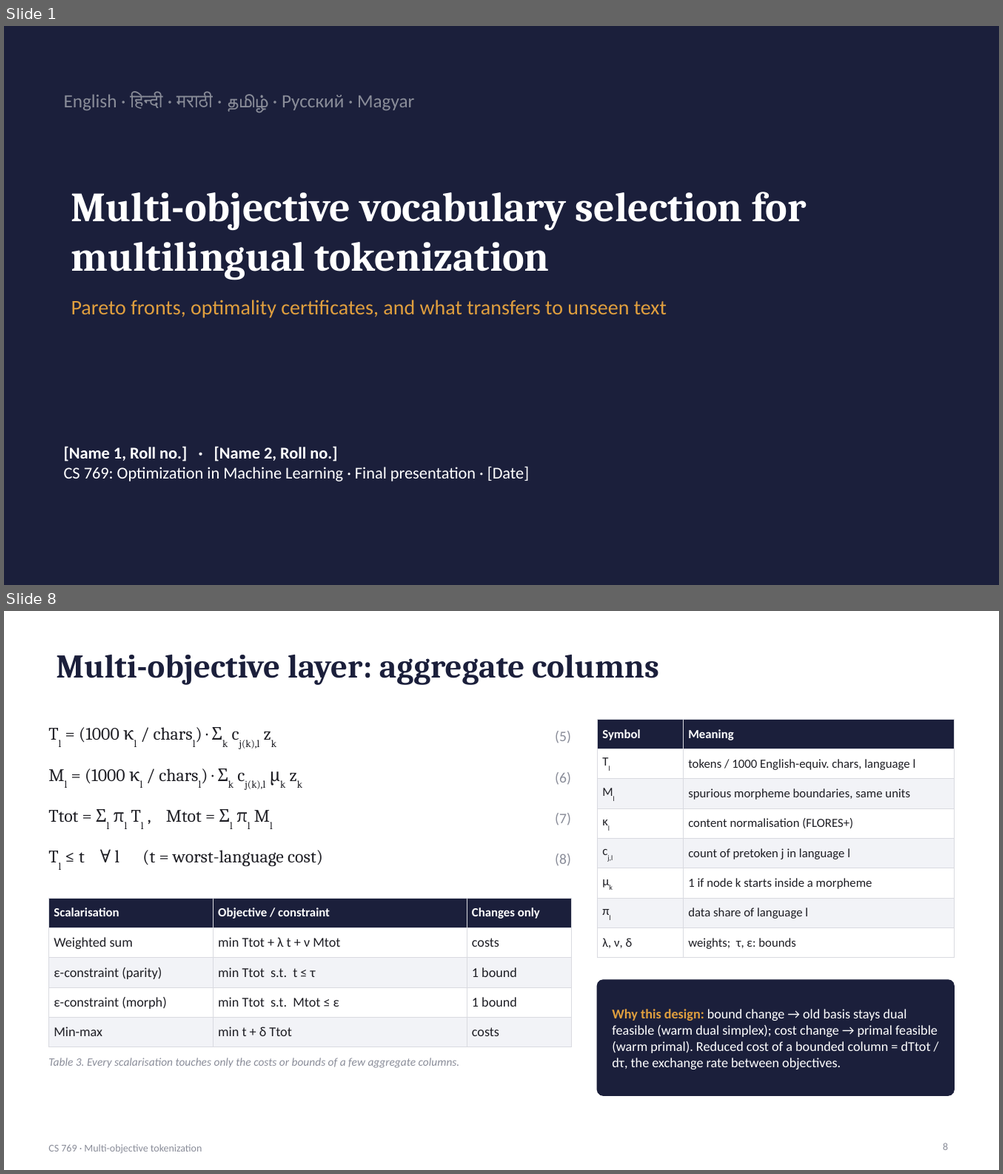
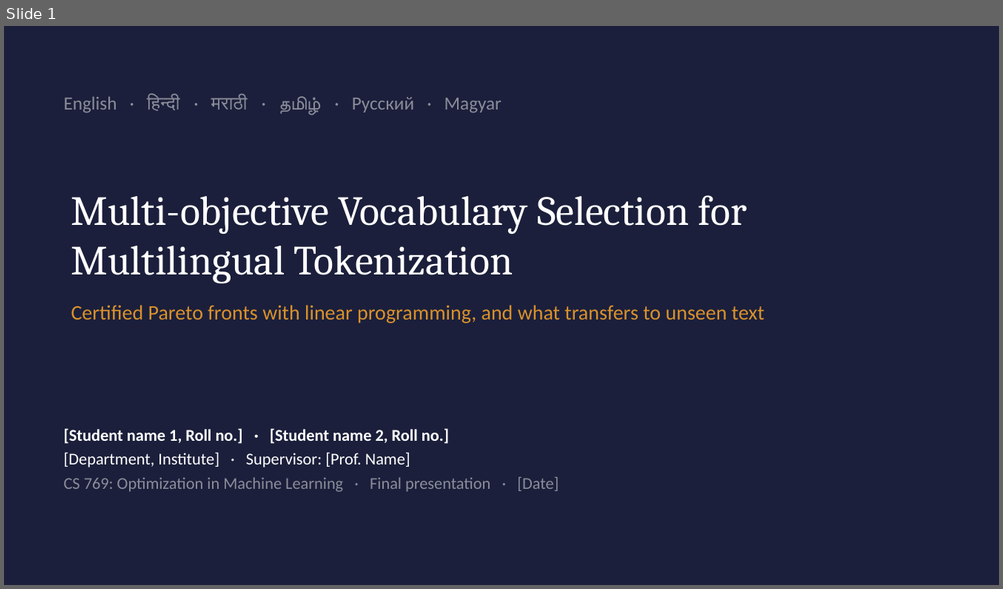
Before and after one commit to n6m9n/769, a slide deck: report/presentation.pptx. Shown one above the other, each under a label of ours: slides 1 and 8 before the commit, slide 1 after it; the slides between them are not shown. The pictures are 1003x1174 and 1003x589 pixels, drawn with LibreOffice and Linux fonts; fonts in the diff are those of the drawing. Boxes give left, top, right and bottom in pixels: in the first picture for what was removed or moved away, otherwise in the second. Text is boxed around its words. In the diff, an @@ line names an element or a change of style, - is before the commit and + after.

```diff
--- a/report/presentation.pptx
+++ b/report/presentation.pptx
@@ slide 8 removed at [4,611,999,1170], background #FFFFFF @@
@@ title removed at [56,655,659,685] @@
-Multi-objective layer: aggregate columns
@@ table removed at [597,719,954,952], 8 rows, 2 columns @@
-Symbol | Meaning
-Tl | tokens / 1000 English-equiv. chars, language l
-Ml | spurious morpheme boundaries, same units
-κl | content normalisation (FLORES+)
-cj,l | count of pretoken j in language l
-μk | 1 if node k starts inside a morpheme
-πl | data share of language l
-λ, ν, δ | weights; τ, ε: bounds
@@ text removed at [79,727,260,749] @@
-Tl = (1000 κl / charsl) · Σk cj(k),l zk
@@ text removed at [555,731,571,743] @@
-(5)
@@ text removed at [85,769,265,790] @@
-Ml = (1000 κl / charsl) · Σk cj(k),l μk zk
@@ text removed at [555,772,571,785] @@
-(6)
@@ text removed at [48,810,202,823] @@
-Ttot = Σl πl Tl , Mtot = Σl πl Ml
@@ text removed at [555,813,571,826] @@
-(7)
@@ text removed at [79,850,323,867] @@
-Tl ≤ t ∀ l (t = worst-language cost)
@@ text removed at [555,854,571,866] @@
-(8)
@@ table removed at [48,898,571,1039], 5 rows, 3 columns @@
-Scalarisation | Objective / constraint | Changes only
-Weighted sum | min Ttot + λ t + ν Mtot | costs
-ε-constraint (parity) | min Ttot s.t. t ≤ τ | 1 bound
-ε-constraint (morph) | min Ttot s.t. Mtot ≤ ε | 1 bound
-Min-max | min t + δ Ttot | costs
@@ rounded rectangle removed at [597,980,954,1096] @@
@@ text removed at [612,1009,937,1070] @@
-Why this design: bound change → old basis stays dual feasible (warm dual simplex); cost change → primal feasible (warm primal). Reduced cost of a bounded column = dTtot / dτ, the exchange rate between objectives.
@@ text removed at [48,1058,460,1068] @@
-Table 3. Every scalarisation touches only the costs or bounds of a few aggregate columns.
@@ page number removed at [942,1143,948,1150] @@
-8
@@ text removed at [48,1145,202,1153] @@
-CS 769 · Multi-objective tokenization
@@ slide 1 changed as well @@
@@ text "English · हिन्दी · मराठी ..." rewrapped from [64,93,414,113] to [64,96,501,115] @@
@@ title at [71,195,747,284]: text changed; bold off @@
-Multi-objective vocabulary selection for multilingual tokenization
+Multi-objective Vocabulary Selection for Multilingual Tokenization
@@ text at [71,305,764,323]: text changed; text colour #E09F3E to #D9912B @@
-Pareto fronts, optimality certificates, and what transfers to unseen text
+Certified Pareto fronts with linear programming, and what transfers to unseen text
@@ text "[Student name 1, Roll no.] ...": place and size @@
-text "[Student name 1, Roll no.] ..." at [64,446,529,482]
+text "[Student name 1, Roll no.] ..." at [64,429,558,492]
@@ text at [64,429,449,468]: text changed @@
-[Name 1, Roll no.] · [Name 2, Roll no.]
+[Student name 1, Roll no.] · [Student name 2, Roll no.]
+[Department, Institute] · Supervisor: [Prof. Name]
@@ text at [64,477,558,492]: text colour #FFFFFF to #8A8D99 in "CS 769: Optimization in Machine Learning · ..."; more space between paragraphs @@
```
Also in this commit, not shown: 17 other slides changed, 19 slides added, 12 other slides removed, 18 other files.
